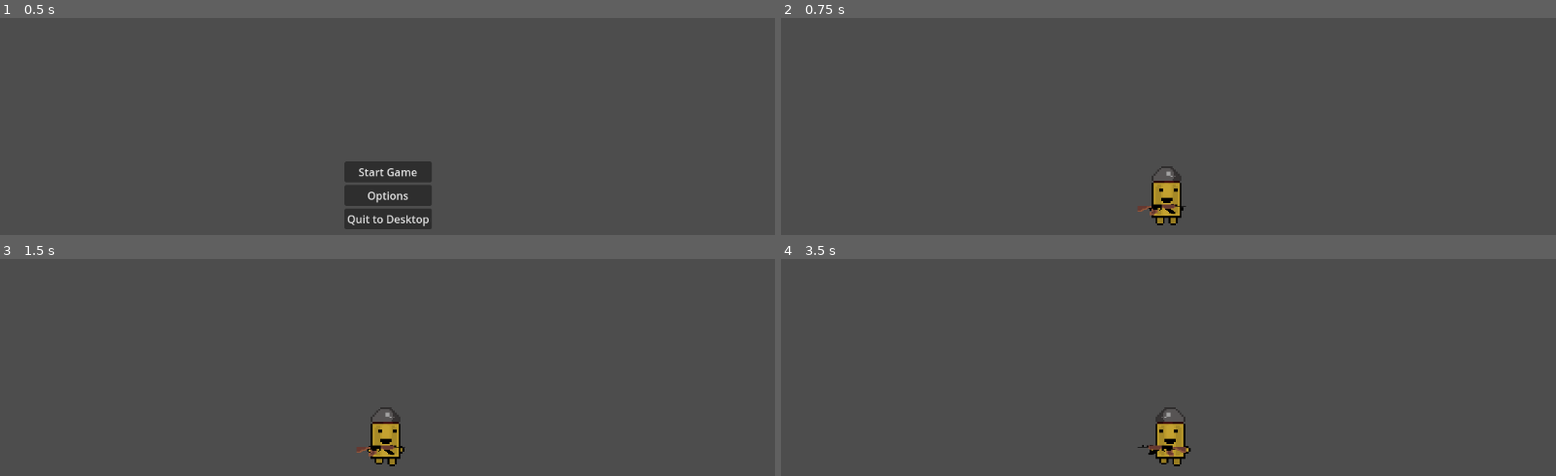
Above: before the commit, frames 1-4 (two rows, left to right).
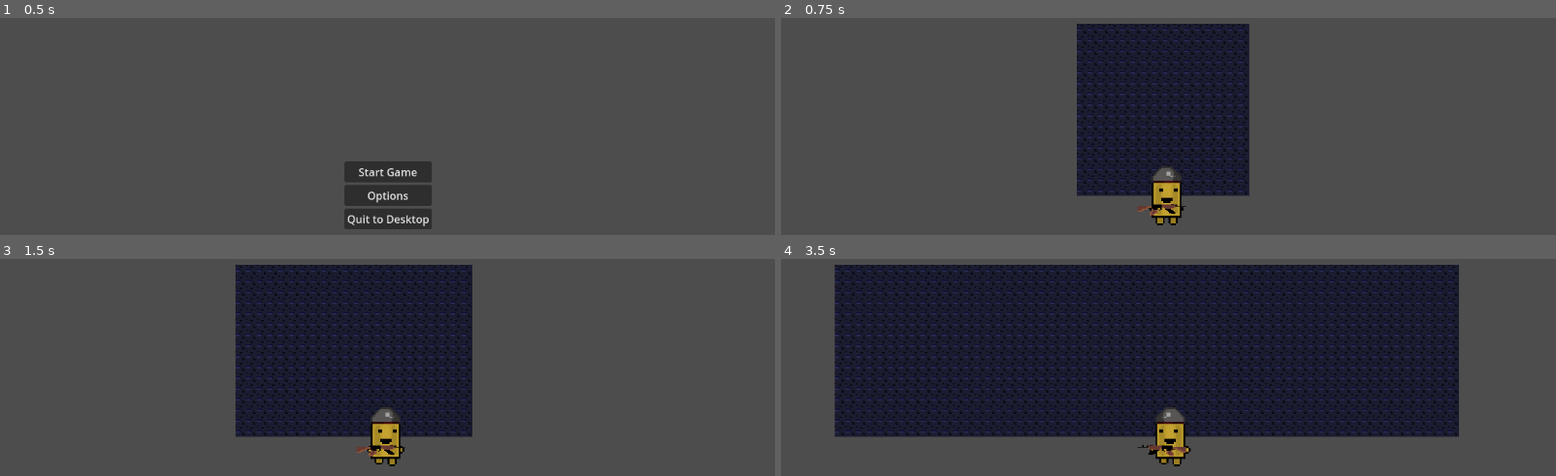
Above: after the commit, the same moments.

Repository: bwoodward523/Sporo
Game: Godot game, scene res://Menu.tscn
Two runs of this game, one before a commit and one after it. Both use one fixed random seed, a clock stepped at 60 frames per second and the inputs below.
Inputs (mouse positions are in pixels of both pictures, inside the frame that each line leads up to):
- Up to frame 1 (0.5 s): no input
- Up to frame 2 (0.75 s): click "Start Game" at 0.5 s
- Up to frame 3 (1.5 s): tap Enter (ui_accept) at 1.25 s; move the mouse to (558, 415) at 1.27 s; hold D (moveRight) from 1.28 s (still down); click (558, 415) at 1.35 s
- Up to frame 4 (3.5 s): tap Enter (ui_accept) at 1.52, 2.27, 2.75 s; move the mouse to (1013, 458) at 2.02 s; click (1013, 458) at 2.1 s; move the mouse to (1246, 341) at 2.77 s; release D (moveRight) at 2.78 s; hold A (moveLeft) from 2.78 s (still down); click (1246, 341) at 2.85 s

Frame 1 is identical in both runs. In frame 2, 17% of the frame differs, in the area x 38-61%, y 2-83%; in frame 3, 24%; in frame 4, 64%, in the area x 6-88%, y 2-83%.

Commit message:
procedure stuff starting to work

Diff:
--- a/Scenes/player.tscn
+++ b/Scenes/player.tscn
@@ -20,7 +20,8 @@
 		print(\"WooHoo we shootin\")
 
 	velocity = direction * SPEED
-
+	if Input.is_action_pressed(\"moveUp\"):
+		_animation_player.play(\"walk\")
 	if Input.is_action_pressed(\"moveRight\"):
 		_animation_player.play(\"walk\")
 		$Sprite2D.flip_h = false
@@ -54,23 +55,6 @@
 radius = 7.0
 height = 42.0
 
-[sub_resource type="Animation" id="Animation_mlbch"]
-resource_name = "walk"
-length = 0.8
-loop_mode = 1
-tracks/0/type = "value"
-tracks/0/imported = false
-tracks/0/enabled = true
-tracks/0/path = NodePath("Sprite2D:frame")
-tracks/0/interp = 1
-tracks/0/loop_wrap = true
-tracks/0/keys = {
-"times": PackedFloat32Array(0, 0.1, 0.2, 0.3, 0.4, 0.5, 0.6, 0.7),
-"transitions": PackedFloat32Array(1, 1, 1, 1, 1, 1, 1, 1),
-"update": 1,
-"values": [0, 1, 2, 3, 4, 5, 6, 6]
-}
-
 [sub_resource type="Animation" id="Animation_l28nw"]
 length = 0.001
 tracks/0/type = "value"
@@ -89,6 +73,23 @@
 [sub_resource type="Animation" id="Animation_xm3ld"]
 resource_name = "idle"
 length = 0.1
+
+[sub_resource type="Animation" id="Animation_mlbch"]
+resource_name = "walk"
+length = 0.8
+loop_mode = 1
+tracks/0/type = "value"
+tracks/0/imported = false
+tracks/0/enabled = true
+tracks/0/path = NodePath("Sprite2D:frame")
+tracks/0/interp = 1
+tracks/0/loop_wrap = true
+tracks/0/keys = {
+"times": PackedFloat32Array(0, 0.1, 0.2, 0.3, 0.4, 0.5, 0.6, 0.7),
+"transitions": PackedFloat32Array(1, 1, 1, 1, 1, 1, 1, 1),
+"update": 1,
+"values": [0, 1, 2, 3, 4, 5, 6, 6]
+}
 
 [sub_resource type="AnimationLibrary" id="AnimationLibrary_7mfy0"]
 _data = {
@@ -116,7 +117,7 @@
 flip_h = true
 
 [node name="CollisionShape2D" type="CollisionShape2D" parent="."]
-position = Vector2(-1.165, 0)
+position = Vector2(-1.31148, 4.59016)
 scale = Vector2(1.16, 1.16)
 shape = SubResource("CapsuleShape2D_fba2d")
 
--- a/TestWorld.tscn
+++ b/TestWorld.tscn
@@ -1,8 +1,57 @@
-[gd_scene load_steps=2 format=3 uid="uid://dhmsoifjhyut7"]
+[gd_scene load_steps=8 format=3 uid="uid://dhmsoifjhyut7"]
 
+[ext_resource type="Texture2D" uid="uid://bahx35r2f6ec1" path="res://Assets/testtile.png" id="1_bcerp"]
 [ext_resource type="PackedScene" uid="uid://whd11j441bhe" path="res://Scenes/player.tscn" id="2_qtbt2"]
+[ext_resource type="Texture2D" uid="uid://cr34q3fvdsj8i" path="res://Assets/lava.png" id="2_rob4c"]
+[ext_resource type="Script" path="res://TileMap.gd" id="3_nbbm3"]
+
+[sub_resource type="TileSetAtlasSource" id="TileSetAtlasSource_opvs7"]
+texture = ExtResource("1_bcerp")
+0:0/0 = 0
+0:0/0/physics_layer_0/linear_velocity = Vector2(0, 0)
+0:0/0/physics_layer_0/angular_velocity = 0.0
+1:0/0 = 0
+1:0/0/physics_layer_0/linear_velocity = Vector2(0, 0)
+1:0/0/physics_layer_0/angular_velocity = 0.0
+0:1/0 = 0
+0:1/0/physics_layer_0/linear_velocity = Vector2(0, 0)
+0:1/0/physics_layer_0/angular_velocity = 0.0
+1:1/0 = 0
+1:1/0/physics_layer_0/linear_velocity = Vector2(0, 0)
+1:1/0/physics_layer_0/angular_velocity = 0.0
+
+[sub_resource type="TileSetAtlasSource" id="TileSetAtlasSource_pan5r"]
+texture = ExtResource("2_rob4c")
+0:0/0 = 0
+0:0/0/physics_layer_0/linear_velocity = Vector2(0, 0)
+0:0/0/physics_layer_0/angular_velocity = 0.0
+0:0/0/physics_layer_0/polygon_0/points = PackedVector2Array(-8, -8, 8, -8, 8, 8, -8, 8)
+1:0/0 = 0
+1:0/0/physics_layer_0/linear_velocity = Vector2(0, 0)
+1:0/0/physics_layer_0/angular_velocity = 0.0
+1:0/0/physics_layer_0/polygon_0/points = PackedVector2Array(-8, -8, 8, -8, 8, 8, -8, 8)
+0:1/0 = 0
+0:1/0/physics_layer_0/linear_velocity = Vector2(0, 0)
+0:1/0/physics_layer_0/angular_velocity = 0.0
+0:1/0/physics_layer_0/polygon_0/points = PackedVector2Array(-8, -8, 8, -8, 8, 8, -8, 8)
+1:1/0 = 0
+1:1/0/physics_layer_0/linear_velocity = Vector2(0, 0)
+1:1/0/physics_layer_0/angular_velocity = 0.0
+1:1/0/physics_layer_0/polygon_0/points = PackedVector2Array(-8, -8, 8, -8, 8, 8, -8, 8)
+
+[sub_resource type="TileSet" id="TileSet_r4gy3"]
+physics_layer_0/collision_layer = 1
+physics_layer_0/collision_mask = 2
+sources/0 = SubResource("TileSetAtlasSource_opvs7")
+sources/1 = SubResource("TileSetAtlasSource_pan5r")
 
 [node name="main" type="Node2D"]
 
+[node name="TileMap" type="TileMap" parent="."]
+tile_set = SubResource("TileSet_r4gy3")
+rendering_quadrant_size = 32
+format = 2
+script = ExtResource("3_nbbm3")
+
 [node name="player" parent="." instance=ExtResource("2_qtbt2")]
 position = Vector2(600, 400)
--- /dev/null
+++ b/TileMap.gd
@@ -0,0 +1,29 @@
+extends TileMap
+
+var moisture = FastNoiseLite.new()
+var temperature = FastNoiseLite.new()
+var altitude = FastNoiseLite.new()
+var width = 16
+var height = 16
+@onready var player = get_parent().get_child(1)
+
+func _ready():
+	moisture.seed = randi()
+	temperature.seed = randi()
+	altitude.seed = randi()
+
+
+
+func _process(delta):
+	generate_chunk(player.position)
+
+func generate_chunk(position):
+	var tile_pos = local_to_map(position)
+
+	for x in range(width):
+		for y in range(height):
+			var moist = moisture.get_noise_2d(tile_pos.x-width/2 + x, tile_pos.y-height/2+y)
+			var temp = temperature.get_noise_2d(tile_pos.x-width/2 + x, tile_pos.y-height/2+y)
+			var alt = altitude.get_noise_2d(tile_pos.x-width/2 + x, tile_pos.y-height/2+y)
+			#set_cell(0, Vector2i(tile_pos.x-width/2 + x, tile_pos.y-height/2+y), )
+			set_cell(0, Vector2i(tile_pos.x-width/2 + x, tile_pos.y-height+y), 0, Vector2i(1,1))
--- a/project.godot
+++ b/project.godot
@@ -48,6 +48,11 @@
 ]
 }
 
+[layer_names]
+
+2d_physics/layer_1="Level"
+2d_physics/layer_2="Player"
+
 [rendering]
 
 textures/canvas_textures/default_texture_filter=0
Binary file added: Assets/lava.png
Not shown, added: Assets/lava.png.import
Binary file added: Assets/testtile.png
Not shown, added: Assets/testtile.png.import
